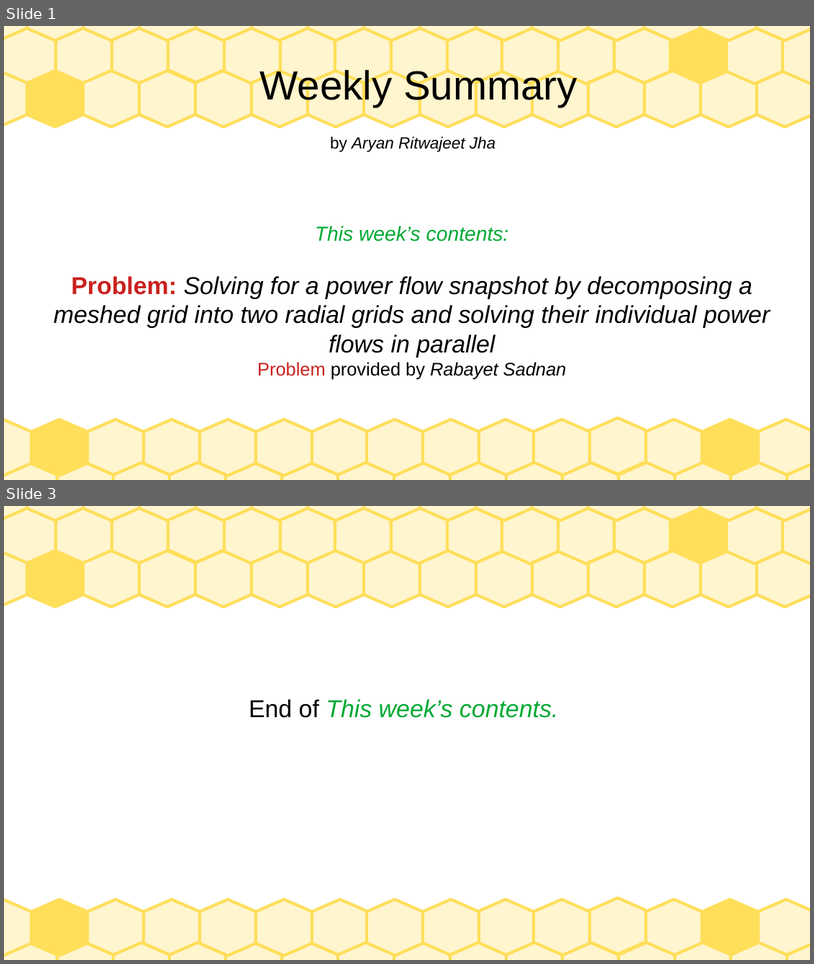
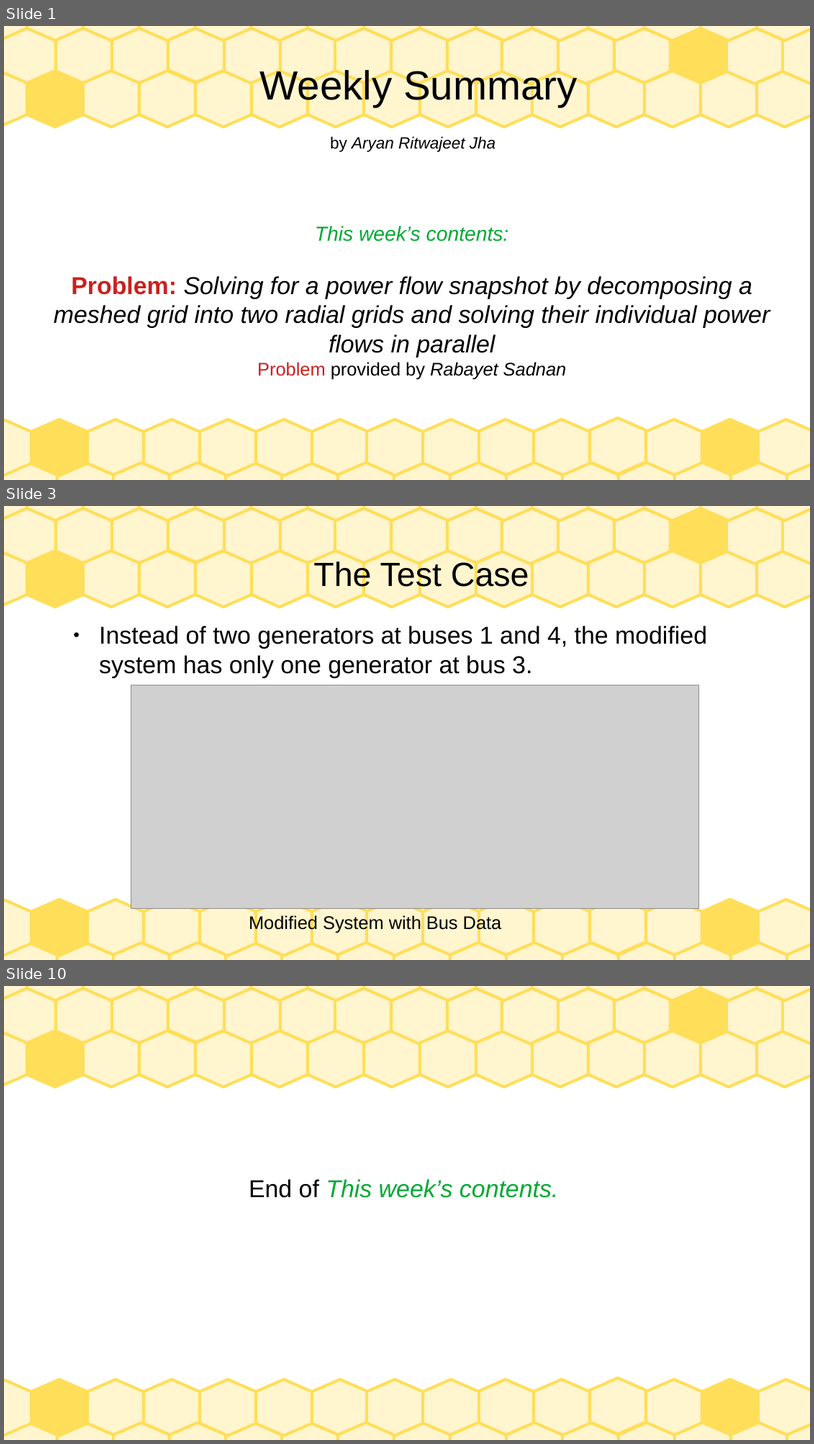
Before and after one commit to Realife-Brahmin/OriginalDocsHub, a slide deck: research_showcase/weeklyPresentation_aryan_ritwajeet_jha.odp. Shown one above the other, each under a label of ours: slides 1 and 3 before the commit, slides 1, 3 and 10 after it; the slides between them are not shown. The pictures are 814x964 and 814x1444 pixels, drawn with LibreOffice and Linux fonts; fonts in the diff are those of the drawing; grey boxes stand for pictures. Boxes give left, top, right and bottom in pixels: in the first picture for what was removed or moved away, otherwise in the second. Text is boxed around its words. In the diff, an @@ line names an element or a change of style, - is before the commit and + after.

```diff
--- a/research_showcase/weeklyPresentation_aryan_ritwajeet_jha.odp
+++ b/research_showcase/weeklyPresentation_aryan_ritwajeet_jha.odp
@@ slide 3 added at <box>4,506,810,960</box>, background #FFFFFF; not listed: 75 template elements that a slide beside it also shows @@
@@ title added at <box>314,559,530,592</box>, 33 pt, text #000000 @@
+The Test Case
@@ text added at <box>99,626,707,678</box>, 24 pt, text #000000 @@
+● Instead of two generators at buses 1 and 4, the modified system has only one generator at bus 3.
@@ picture added at <box>131,685,700,908</box> @@
@@ text added at <box>249,914,502,932</box>, 18 pt, text #000000 @@
+Modified System with Bus Data
@@ what was slide 3 is now slide 10 @@
```
Also in this commit, not shown: 7 other slides added, 1 slide removed, 2 other files.
